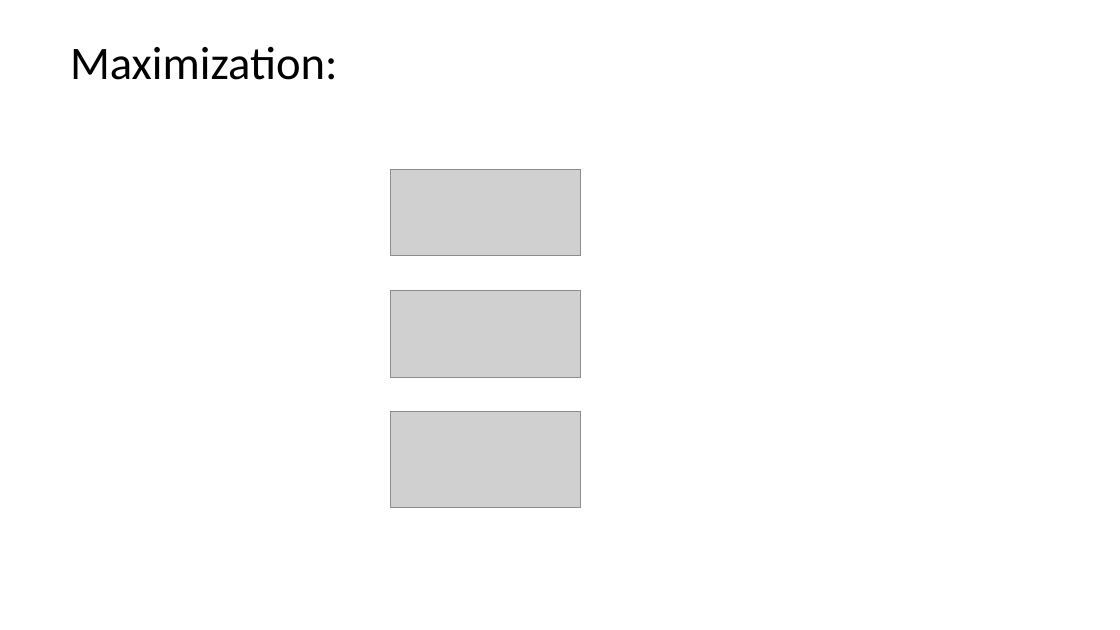
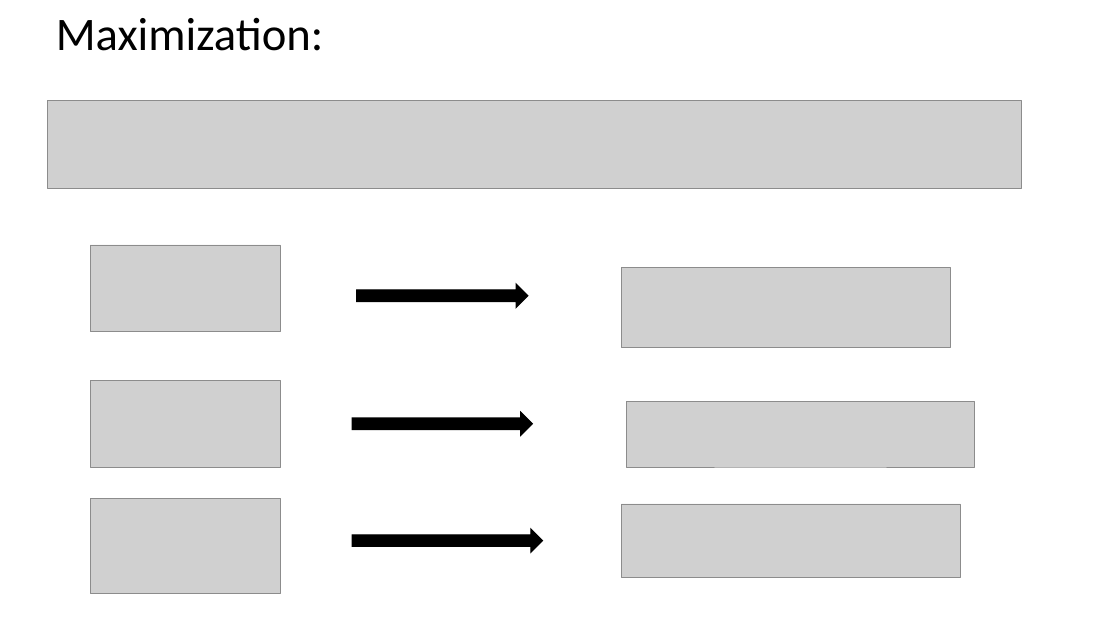
Before and after one commit to ndorilas2014/RMTProject, a slide deck: slide 26 of Presentation(RMT).pptx (slide 24 before the commit). Drawn at 1120x630 pixels with LibreOffice and Linux fonts; fonts in the diff are those of the drawing; grey boxes stand for pictures. Boxes give left, top, right and bottom in pixels: in the first picture for what was removed or moved away, otherwise in the second. Text is boxed around its words. In the diff, an @@ line names an element or a change of style, - is before the commit and + after.

```diff
--- a/Presentation(RMT).pptx
+++ b/Presentation(RMT).pptx
@@ text "Maximization:": place and size @@
-text "Maximization:" at (70,46,338,80)
+text "Maximization:" at (56,17,324,51)
@@ picture added at (48,100,1022,189) @@
@@ picture: place and size @@
-picture at (391,169,581,255)
+picture at (90,245,281,332)
@@ picture added at (622,267,951,348) @@
@@ right arrow added at (357,284,528,308), fill #000000, outline #000000 1 pt @@
@@ picture: place and size @@
-picture at (391,291,581,377)
+picture at (90,381,281,467)
@@ right arrow added at (352,413,532,435), fill #000000, outline #000000 1 pt @@
@@ picture added at (627,401,975,467) @@
@@ picture: place and size @@
-picture at (391,412,581,507)
+picture at (90,498,281,593)
@@ picture added at (622,504,961,577) @@
@@ right arrow added at (352,529,543,552), fill #000000, outline #000000 1 pt @@
```
Also in this commit, not shown: 8 other slides changed, 10 slides added, 3 slides removed, 36 other files.
